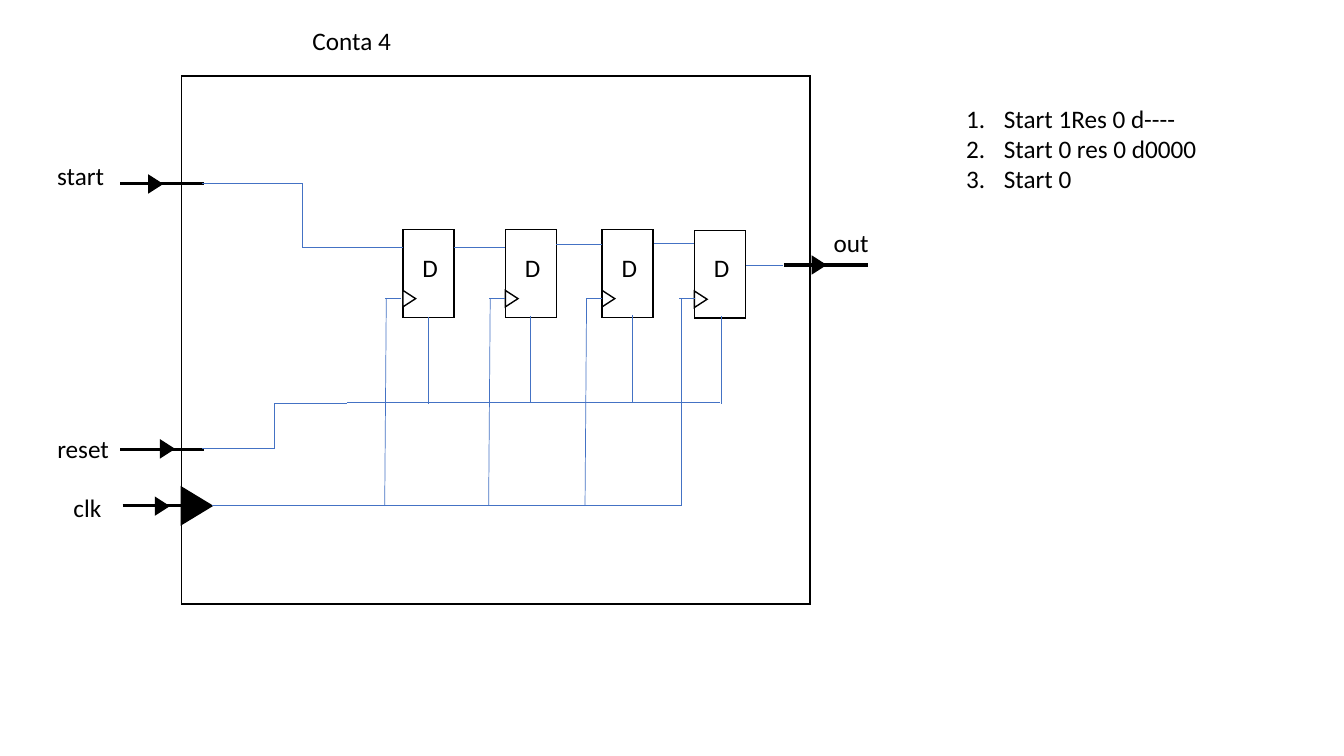
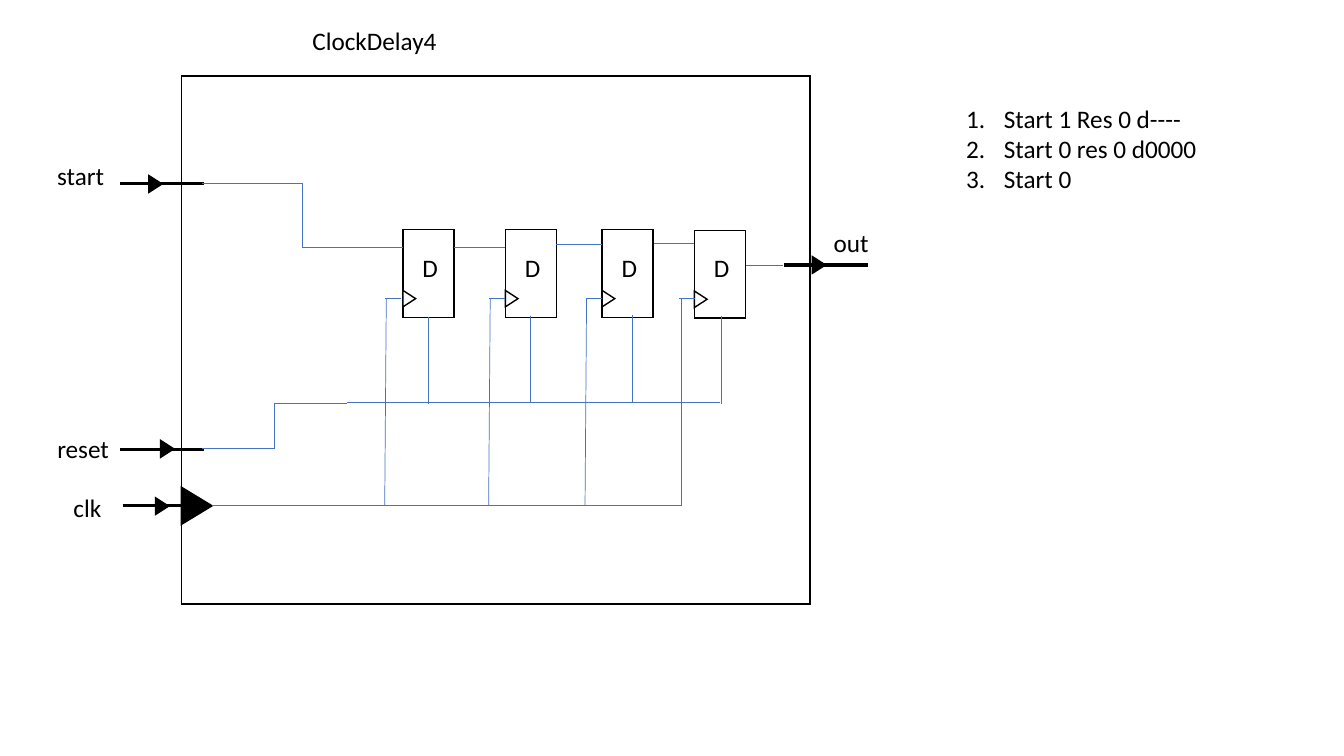
Before and after one commit to FlavioRenzi/UART_Project, a slide deck: slide 6 of UART model.pptx (slide 5 before the commit). Drawn at 1344x756 pixels with LibreOffice and Linux fonts; fonts in the diff are those of the drawing. Boxes give left, top, right and bottom in pixels: in the first picture for what was removed or moved away, otherwise in the second. Text is boxed around its words. In the diff, an @@ line names an element or a change of style, - is before the commit and + after.

```diff
--- a/UART model.pptx
+++ b/UART model.pptx
@@ text at bbox=[312, 32, 436, 54]: text changed @@
-Conta 4
+ClockDelay4
@@ text at bbox=[1004, 110, 1181, 129]: spaces changed @@
-1. Start 1Res 0 d----
+1. Start 1 Res 0 d----
```
Also in this commit, not shown: 5 other slides changed, 1 slide added, 1 other file.
